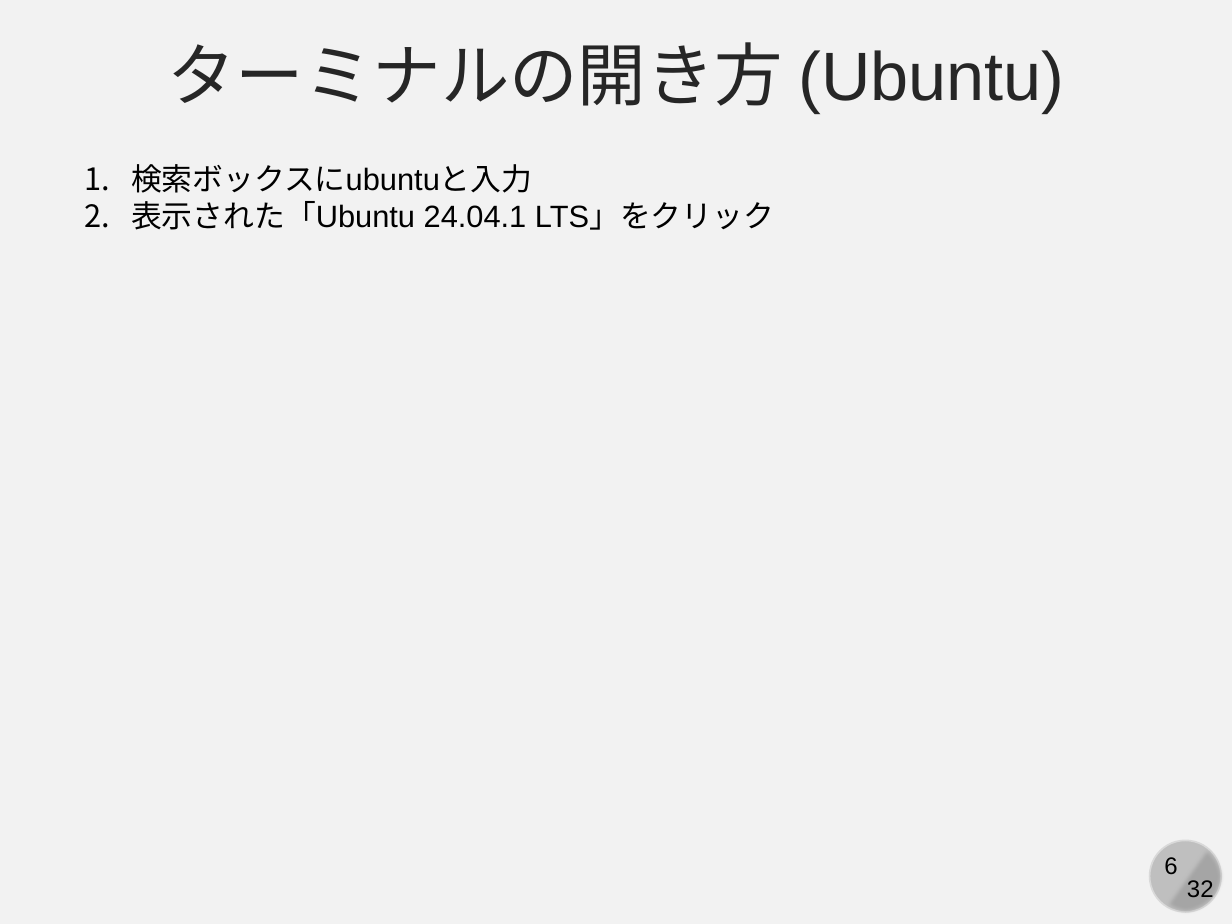
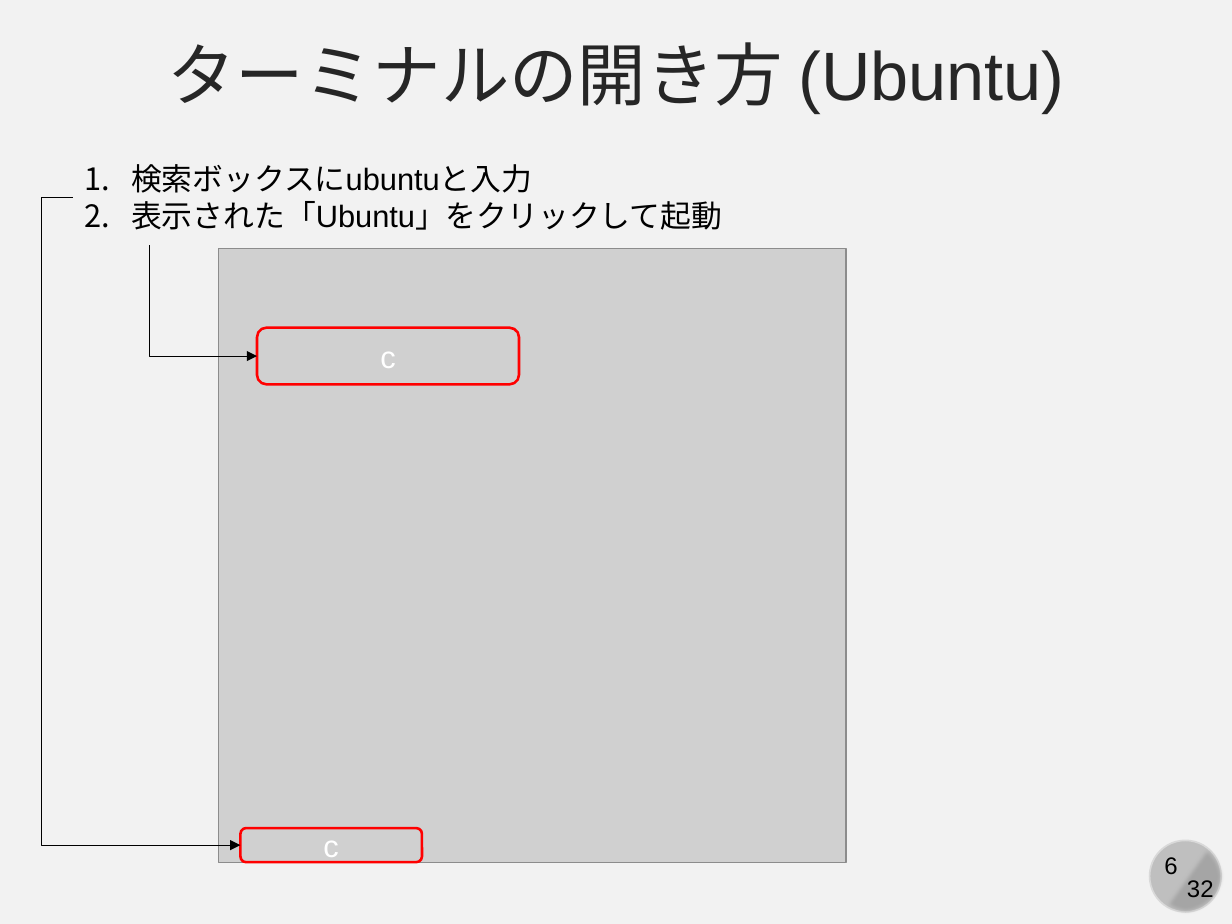
Before and after one commit to cpss2026-git/cpss2026-git.github.io, a slide deck: slide 6 of 04-practice-git/slides/04-git-basic.pptx. Drawn at 1232x924 pixels with LibreOffice and Linux fonts; fonts in the diff are those of the drawing; grey boxes stand for pictures. Boxes give left, top, right and bottom in pixels: in the first picture for what was removed or moved away, otherwise in the second. Text is boxed around its words. In the diff, an @@ line names an element or a change of style, - is before the commit and + after.

```diff
--- a/04-practice-git/slides/04-git-basic.pptx
+++ b/04-practice-git/slides/04-git-basic.pptx
@@ elbow arrow added from (73, 197) to (240, 845), #000000 0.5 pt @@
@@ text at box(131, 201, 722, 230): text changed @@
-2. 表示された「Ubuntu 24.04.1 LTS」をクリック
+2. 表示された「Ubuntu」をクリックして起動
@@ elbow arrow added from (150, 245) to (257, 356), #000000 0.5 pt @@
@@ picture added at box(218, 249, 846, 862) @@
@@ rounded rectangle added at box(257, 328, 520, 384), outline #FF0000 1.5 pt, 18 pt, text #FFFFFF @@
+c
@@ rounded rectangle added at box(240, 828, 421, 862), outline #FF0000 1.5 pt, 18 pt, text #FFFFFF @@
+c
```
Also in this commit, not shown: 1 other slide changed, 1 other file.
